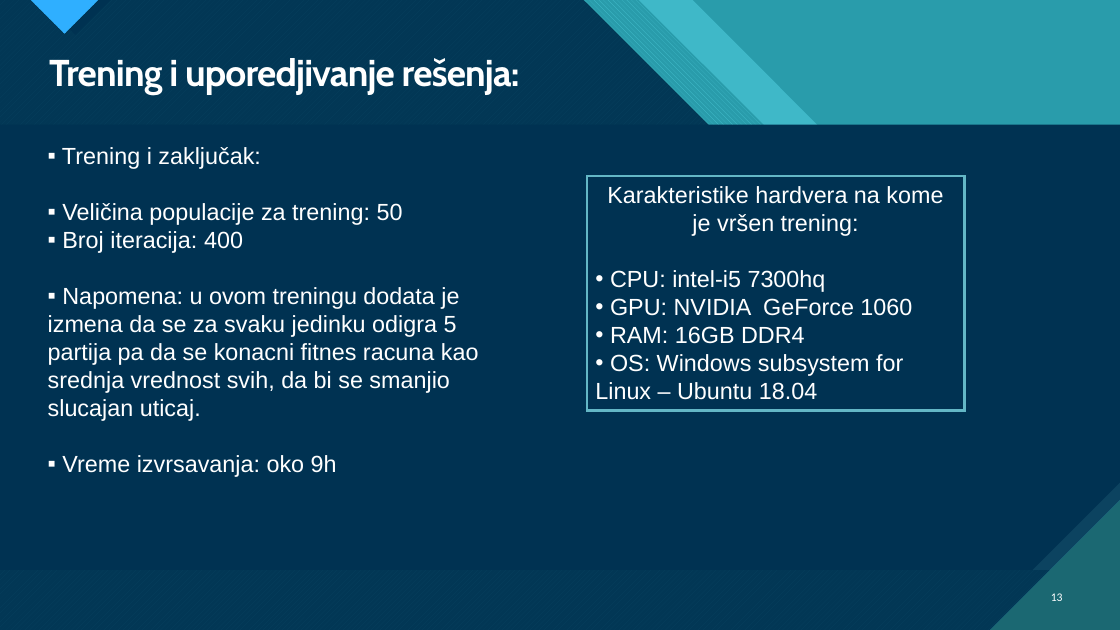
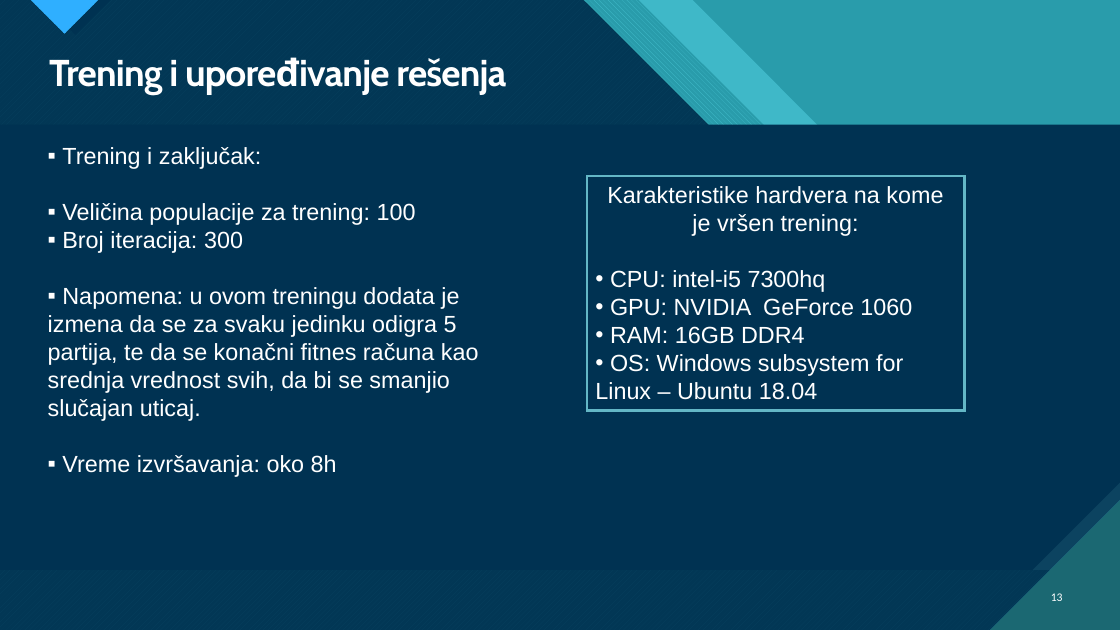
Before and after one commit to Vulkin996/SchShooter-Smart-Bot, a slide deck: slide 13 of Dokumentacija/Presentation.pptx. Drawn at 1120x630 pixels with LibreOffice and Linux fonts; fonts in the diff are those of the drawing. Boxes give left, top, right and bottom in pixels: in the first picture for what was removed or moved away, otherwise in the second. Text is boxed around its words. In the diff, an @@ line names an element or a change of style, - is before the commit and + after.

```diff
--- a/Dokumentacija/Presentation.pptx
+++ b/Dokumentacija/Presentation.pptx
@@ title at <box>49,58,506,94</box>: text changed @@
-Trening i uporedjivanje rešenja:
+Trening i upoređivanje rešenja
@@ text at <box>48,203,479,477</box>: text changed @@
-▪ Veličina populacije za trening: 50
-▪ Broj iteracija: 400
-▪ Napomena: u ovom treningu dodata je izmena da se za svaku jedinku odigra 5 partija pa da se konacni fitnes racuna kao srednja vrednost svih, da bi se smanjio slucajan uticaj.
-▪ Vreme izvrsavanja: oko 9h
+▪ Veličina populacije za trening: 100
+▪ Broj iteracija: 300
+▪ Napomena: u ovom treningu dodata je izmena da se za svaku jedinku odigra 5 partija, te da se konačni fitnes računa kao srednja vrednost svih, da bi se smanjio slučajan uticaj.
+▪ Vreme izvršavanja: oko 8h
```
Also in this commit, not shown: 14 other slides changed, 4 other files.
